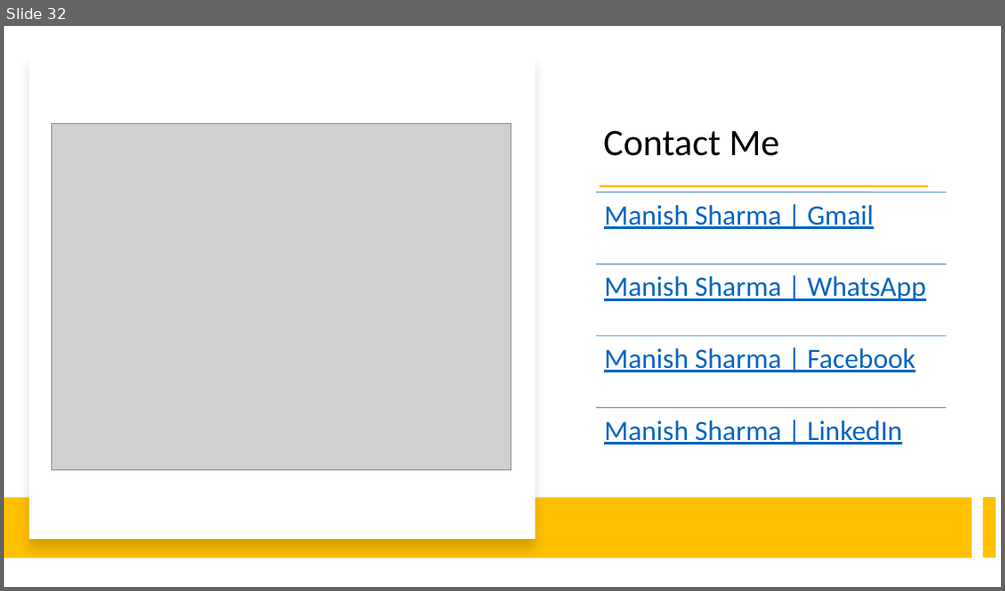
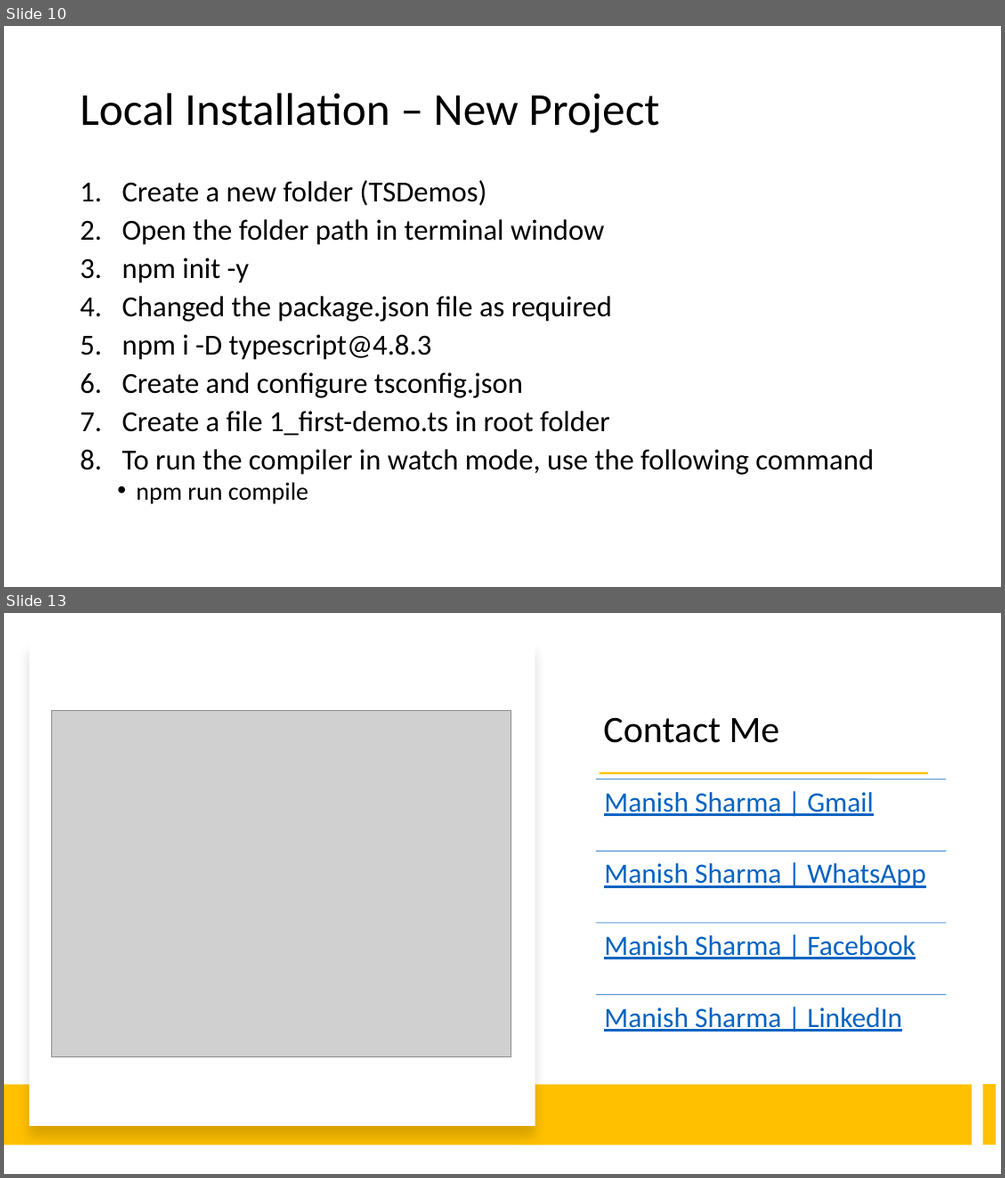
Before and after one commit to explore-with-manish/BFL_Byte_Jul23, a slide deck: Ng-Byte.pptx. Shown one above the other, each under a label of ours: slide 32 before the commit, slides 10 and 13 after it; the slides between them are not shown. The pictures are 1005x591 and 1005x1178 pixels, drawn with LibreOffice and Linux fonts; fonts in the diff are those of the drawing; grey boxes stand for pictures. Boxes give left, top, right and bottom in pixels: in the first picture for what was removed or moved away, otherwise in the second. Text is boxed around its words. In the diff, an @@ line names an element or a change of style, - is before the commit and + after.

```diff
--- a/Ng-Byte.pptx
+++ b/Ng-Byte.pptx
@@ slide 10 added at (4,26,1001,587), background #FFFFFF @@
@@ title added at (80,93,659,133), 44 pt, text #000000 @@
+Local Installation – New Project
@@ text added at (122,180,874,504), 28 pt, text #000000 @@
+1. Create a new folder (TSDemos)
+2. Open the folder path in terminal window
+3. npm init -y
+4. Changed the package.json file as required
+5. npm i -D typescript@4.8.3
+6. Create and configure tsconfig.json
+7. Create a file 1_first-demo.ts in root folder
+8. To run the compiler in watch mode, use the following command
+  • npm run compile
@@ what was slide 32 is now slide 13 @@
```
Also in this commit, not shown: 11 other slides added, 31 slides removed.
